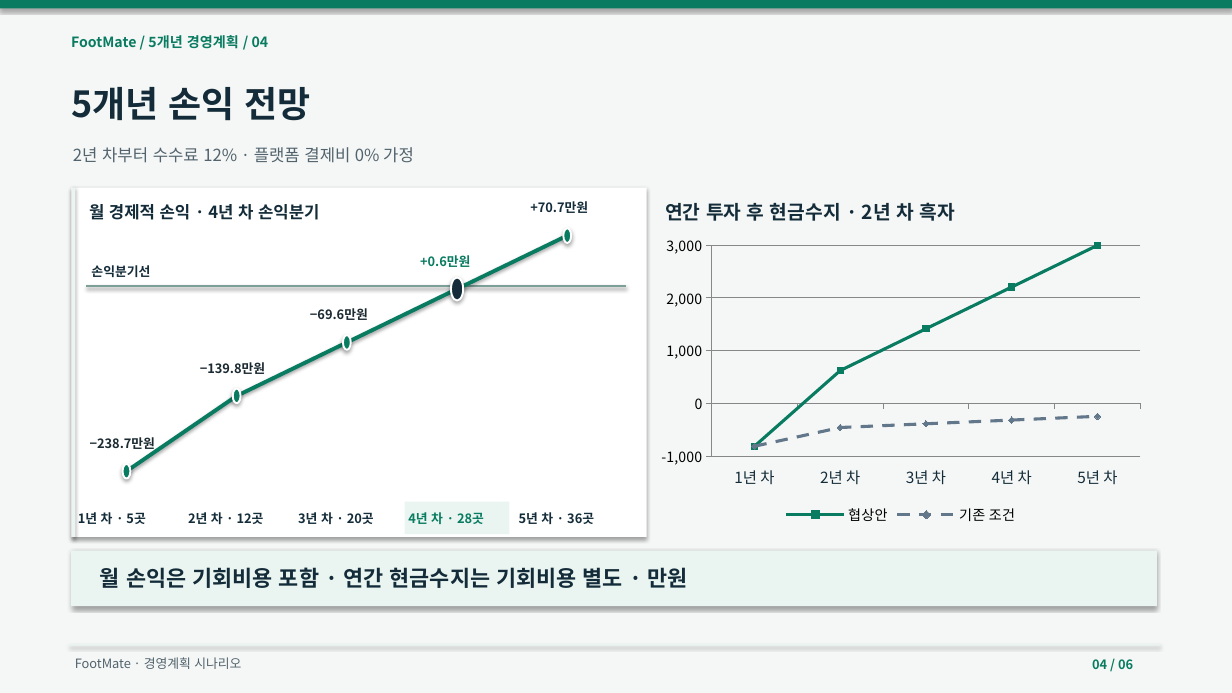
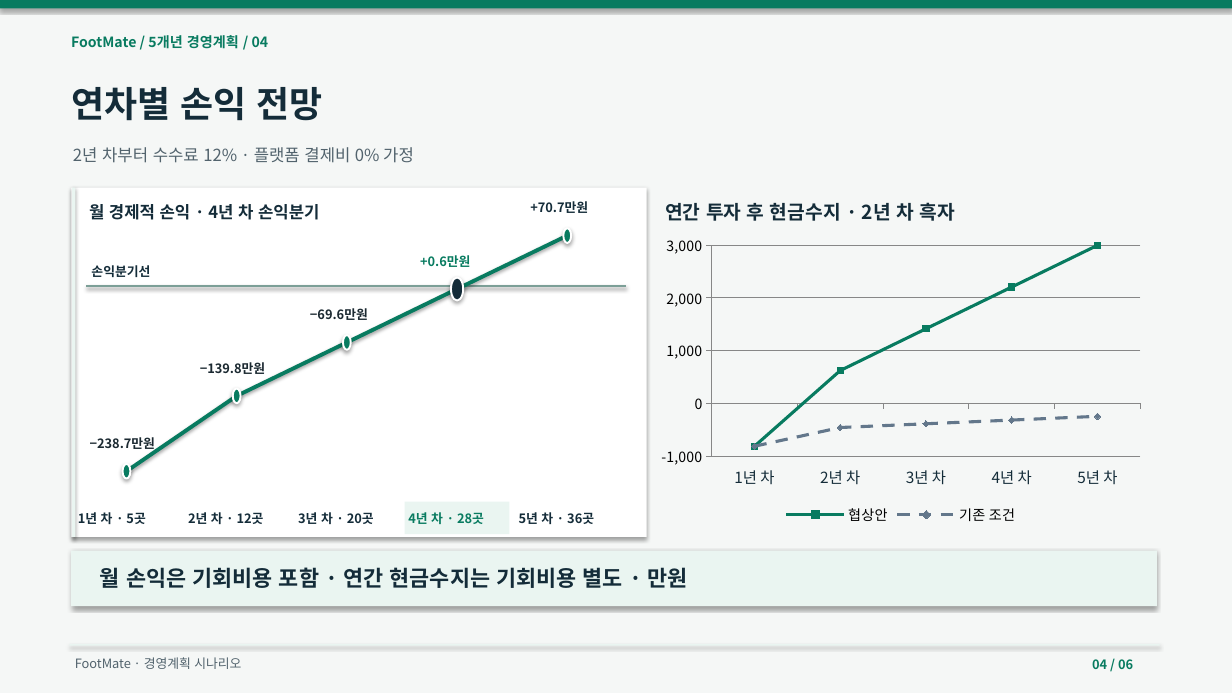
Before and after one commit to dohyunkimmm/footmate-case-study, a slide deck: slide 4 of src/case-study/downloads/footmate_5year_strategy.pptx. Drawn at 1232x693 pixels with LibreOffice and Linux fonts; fonts in the diff are those of the drawing. Boxes give left, top, right and bottom in pixels: in the first picture for what was removed or moved away, otherwise in the second. Text is boxed around its words. In the diff, an @@ line names an element or a change of style, - is before the commit and + after.

```diff
--- a/src/case-study/downloads/footmate_5year_strategy.pptx
+++ b/src/case-study/downloads/footmate_5year_strategy.pptx
@@ text at (x1=71, y1=87, x2=322, y2=121): text changed @@
-5개년 손익 전망
+연차별 손익 전망
```
Also in this commit, not shown: 1 other slide changed, 13 other files.
